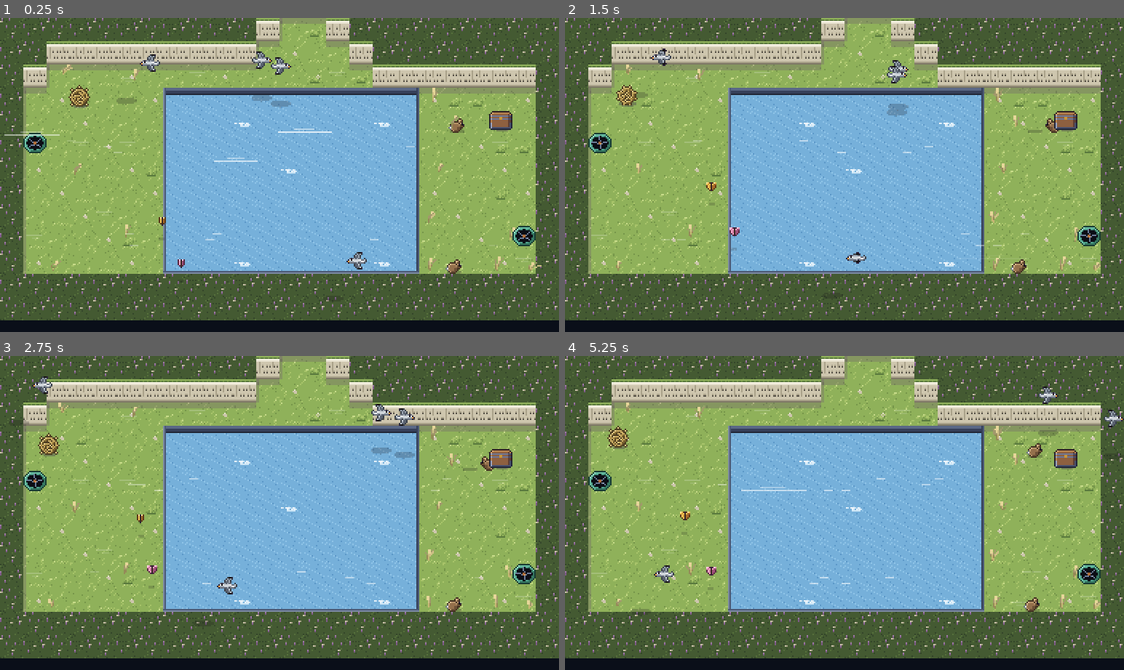
Above: before the commit, frames 1-4 (two rows, left to right).
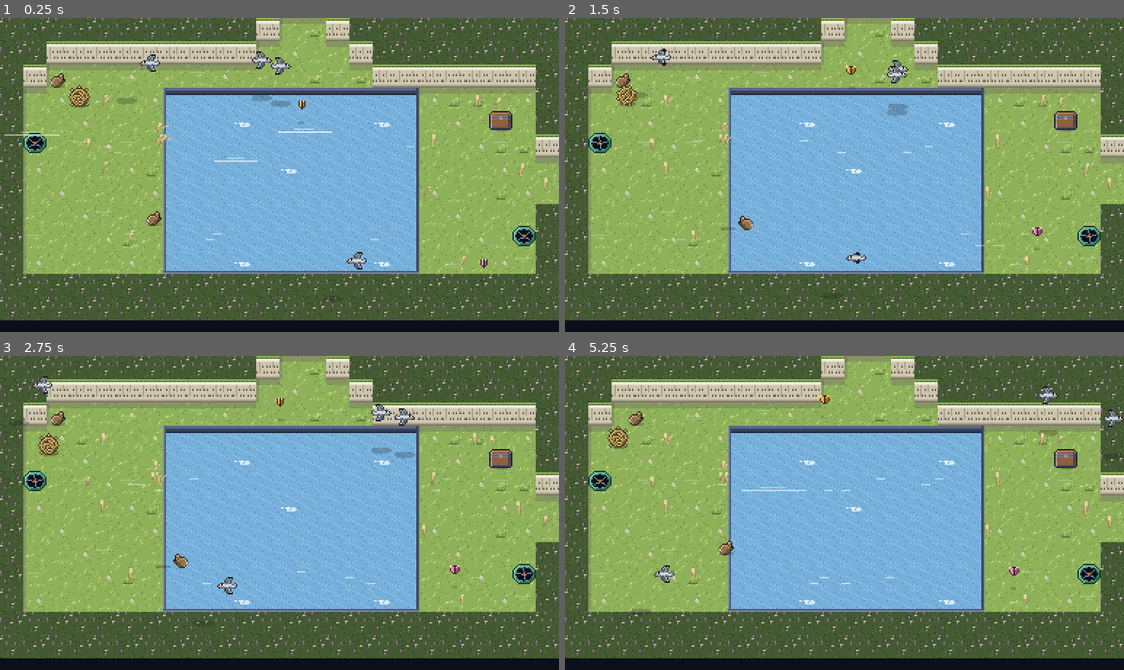
Above: after the commit, the same moments.

Repository: ashciraulo/Leviathan
Game: Godot game, scene res://rooms/room_6_-3.tscn
The game is run twice, just before and just after one commit, with the same random seed, the same clock (stepped at 60 frames per second) and the same inputs. This scene is started directly instead of the project's main scene.
Inputs (mouse positions are in pixels of both pictures, inside the frame that each line leads up to):
- Up to frame 1 (0.25 s): no input
- Up to frame 2 (1.5 s): tap Enter (ui_accept) at 0.5, 0.77, 1.07 s; move the mouse to (967, 159) at 0.52 s; hold D (move_right) 0.53-1.25 s; hold J (attack) 0.53-1.25 s; click (967, 159) at 0.67 s; drag from (732, 190) to (626, 93) at 1.27 s
- Up to frame 3 (2.75 s): move the mouse to (335, 443) at 2.02 s; hold D (move_right) from 2.03 s (still down); hold K (interact) from 2.03 s (still down)
- Up to frame 4 (5.25 s): release D (move_right) at 2.75 s; release K (interact) at 2.75 s; drag from (816, 575) to (615, 447) at 2.77 s; move the mouse to (1012, 560) at 3.52 s; hold A (move_left) 3.53-4.25 s; hold I (item_2) 3.53-4.25 s; tap Enter (ui_accept) at 3.77, 4.07 s; drag from (676, 465) to (760, 434) at 4.27 s; move the mouse to (872, 513) at 5.02 s; hold S (move_down) from 5.03 s (still down); hold Q (tab_prev) from 5.03 s (still down); click (872, 513) at 5.17 s

The runs differ from the first frame. In frame 1, 2.0% of the frame differs, in the area x 8-100%, y 14-85%; in frame 2, 2.1%; in frame 3, 2.1%; in frame 4, 2.2%, in the area x 9-100%, y 12-82%.

Commit message:
Optional screens: Whalefall Steps and Brineglass Basin past the Ossuary, Kestrel Reach beyond the Sailwind Gallery
Whalefall Steps (10,0), east of Skull Rise: a whale's bones in the dunes,
cracked boulders over the way down. Brineglass Basin (10,1): freeze or
glide out to a reef, then hook over deep water to the chest reef and
back. Kestrel Reach (7,-3), east of the gallery: ride a stream to a
stack, hook down to the chest ledge, and a low stream blows Wren home.

world_rooms.py: a secret's room is entered only by the ways open without
its tools (a secret beyond another secret can't be entered from behind).

Co-Authored-By: Claude Opus 5.5 <noreply@anthropic.com>
Claude-Session: https://claude.ai/code/session_01UYEn5XZXkHTUvmfLbrhNvJ

Diff:
--- a/locale/strings.csv
+++ b/locale/strings.csv
@@ -561,6 +561,9 @@
 ROOM_SAILWIND_GALLERY,Sailwind Gallery
 ROOM_ROOTBOUND_HOLLOW,Rootbound Hollow
 ROOM_SPORECAP_WARREN,Sporecap Warren
+ROOM_WHALEFALL_STEPS,Whalefall Steps
+ROOM_BRINEGLASS_BASIN,Brineglass Basin
+ROOM_KESTREL_REACH,Kestrel Reach
 ROOM_BLEACHED_STRAND,Bleached Strand
 ROOM_RIB_HOLLOW,Rib Hollow
 ROOM_SKULL_RISE,Skull Rise
--- /dev/null
+++ b/rooms/room_10_0.tscn
@@ -0,0 +1,21 @@
+[gd_scene load_steps=2 format=3]
+
+[ext_resource type="Script" path="res://scripts/world/room.gd" id="1_room"]
+
+[node name="Room" type="Node2D"]
+script = ExtResource("1_room")
+name_key = "ROOM_WHALEFALL_STEPS"
+biome = "ossuary"
+layout = "########################
+#######.......##########
+#####..U...U....########
+####...........SS....###
+###......SSS..SSSS....##
+##......SSSSS..SS..A..##
+.........SSS..........##
+..........F...........##
+##....................##
+###...U.........U....###
+####...............#####
+######.....YY..#########
+###########..###########"
--- /dev/null
+++ b/rooms/room_10_1.tscn
@@ -0,0 +1,23 @@
+[gd_scene load_steps=2 format=3]
+
+[ext_resource type="Script" path="res://scripts/world/room.gd" id="1_room"]
+
+[node name="Room" type="Node2D"]
+script = ExtResource("1_room")
+name_key = "ROOM_BRINEGLASS_BASIN"
+biome = "ossuary"
+chest_item = "glint"
+chest_count = 200
+layout = "###########..###########
+#########......#########
+#######.......##########
+#####....U....##########
+###...c.......##########
+##~~~~~~~~QQQQQQQQQQQQ##
+#Q~~~~~~~~QQQQQQQQQQQQQ#
+#QQ......QQQQQ.......QQ#
+#QQ......QQQQQ.O.C...QQ#
+#QQ....O.QQQQQ.......QQ#
+#QQQQQQQQQQQQQQQQQQQQQQ#
+##QQQQQQQQQQQQQQQQQQQQ##
+########################"
--- a/rooms/room_6_-3.tscn
+++ b/rooms/room_6_-3.tscn
@@ -14,8 +14,8 @@
 #..t...___________.....#
 #......___________...C.#
 #>.....___________.....#
-#......___________.....#
-#......___________.....#
+#......___________......
+#......___________......
 #......___________.....#
 #......___________....<#
 #......___________.....#
--- /dev/null
+++ b/rooms/room_7_-3.tscn
@@ -0,0 +1,23 @@
+[gd_scene load_steps=2 format=3]
+
+[ext_resource type="Script" path="res://scripts/world/room.gd" id="1_room"]
+
+[node name="Room" type="Node2D"]
+script = ExtResource("1_room")
+name_key = "ROOM_KESTREL_REACH"
+biome = "windmere"
+chest_item = "glint"
+chest_count = 200
+layout = "########################
+#___________.....#_____#
+#___________...J.#_____#
+#>....______.....#_____#
+#....._________________#
+#..0.._________________#
+......_________________#
+......_________________#
+#....._________________#
+#....._____...........<#
+#__________...O....C...#
+#__________............#
+########################"
--- a/rooms/room_9_0.tscn
+++ b/rooms/room_9_0.tscn
@@ -14,8 +14,8 @@
 ####................####
 ###..........A.......###
 ...........F..........##
-............D.........##
-......................##
+............D...........
+........................
 ##...SS...............##
 ###..SS.........T.....##
 ####..............######
--- a/tests/screenshots.gd
+++ b/tests/screenshots.gd
@@ -67,6 +67,19 @@
 			Vector2i(8, -3): ["caves_ember_ridge", Vector2i(6, 6)],
 			Vector2i(7, 1): ["caves_ossuary_ring", Vector2i(12, 10)],
 			Vector2i(4, 2): ["caves_mural_lake", Vector2i(12, 7)],
+		})
+		SaveManager.delete_save()
+		SaveManager.restore_aside(TEST_SLOT, "testbackup")
+		get_tree().quit(0)
+		return
+
+	# SHOTS_ONLY=thin_screens: the optional screens off the thinner regions.
+	if OS.get_environment("SHOTS_ONLY") == "thin_screens":
+		await _room_shots(game, {
+			Vector2i(9, 0): ["thin_whalefall_way_in", Vector2i(20, 6)],
+			Vector2i(10, 0): ["thin_whalefall_steps", Vector2i(2, 6)],
+			Vector2i(10, 1): ["thin_brineglass_basin", Vector2i(11, 2)],
+			Vector2i(7, -3): ["thin_kestrel_reach", Vector2i(2, 6)],
 		})
 		SaveManager.delete_save()
 		SaveManager.restore_aside(TEST_SLOT, "testbackup")
--- a/tests/smoke_test.gd
+++ b/tests/smoke_test.gd
@@ -58,6 +58,7 @@
 		await _test_challenges()
 		await _test_overworld_life()
 		await _test_regional_caves()
+		await _test_thin_region_screens()
 		await _test_ambience()
 		await _test_fast_travel()
 		await _test_credits()
@@ -4383,6 +4384,68 @@
 	await _wait(0.1)
 
 
+
+## The optional screens off the thinner regions: each wants two tools together.
+func _test_thin_region_screens() -> void:
+	GameState.reset_new_game()
+	GameState.give_item("tide_hook", 1, false)
+	GameState.give_item("kite_cloak", 1, false)
+	GameState.set_checkpoint(Vector2i(10, 1), Vector2(5 * Room.TILE + 8, 8 * Room.TILE + 12))
+	var game: Node = (load("res://scenes/game.tscn") as PackedScene).instantiate()
+	add_child(game)
+	await _wait(0.4)
+	var player: Player = game.player
+	player._invuln = 60.0
+	# Brineglass Basin: from the near reef the hook crosses the deep water,
+	# too wide to glide, to the chest reef, and a post brings Wren back.
+	var basin: Room = game.current_room
+	for foe in _child_of(basin, Enemy):
+		foe.free()
+	var ends: Array[Vector2] = []
+	for throw: Array in [[Vector2i(8, 8), Vector2.RIGHT], [Vector2i(14, 9), Vector2.LEFT]]:
+		player.global_position = _tile_pos(basin, throw[0])
+		player.facing = throw[1]
+		await _wait(0.1)
+		player.use_item("tide_hook")
+		await _wait(1.3)
+		ends.append(player.global_position - basin.global_position)
+	_check(basin.coord == Vector2i(10, 1) and basin.tile_at(11, 8) == "Q", "Brineglass Basin's reefs are split by deep water")
+	_check(int(ends[0].x) / Room.TILE == 14 and int(ends[1].x) / Room.TILE == 8, "the hook pulls Wren out to the chest reef and back (at %s, %s)" % ends)
+	var before := GameState.bubbles
+	player.global_position = _tile_pos(basin, Vector2i(8, 7))
+	player.facing = Vector2.RIGHT
+	await _wait(0.1)
+	player.use_item("kite_cloak")
+	await _wait(2.0)
+	_check(GameState.bubbles == before - 1 and (player.global_position - basin.global_position).x < 10 * Room.TILE, "a glide over the deep water falls short")
+	GameState.refill()
+	# Kestrel Reach: a stream to the stack, the hook down to the chest
+	# ledge, and the low stream home.
+	var reach: Room = await _goto(game, Vector2i(7, -3), Vector2i(1, 6))
+	for foe in _child_of(reach, Enemy):
+		foe.free()
+	before = GameState.bubbles
+	ends.clear()
+	for move: Array in [[Vector2i(3, 3), Vector2.RIGHT, "kite_cloak", 3.0], [Vector2i(14, 3), Vector2.DOWN, "tide_hook", 1.3], [Vector2i(20, 9), Vector2.LEFT, "kite_cloak", 3.0]]:
+		player.global_position = _tile_pos(reach, move[0])
+		player.facing = move[1]
+		await _wait(0.1)
+		player.use_item(move[2])
+		await _wait(move[3])
+		ends.append(player.global_position - reach.global_position)
+	_check(reach.coord == Vector2i(7, -3), "the gallery leads on to Kestrel Reach")
+	_check(ends[0].x > 12 * Room.TILE and ends[0].y < 4 * Room.TILE, "the stream sets Wren on the stack (at %s)" % ends[0])
+	_check(int(ends[1].y) / Room.TILE == 9, "the hook drops Wren to the chest ledge (at %s)" % ends[1])
+	_check(ends[2].x < 6 * Room.TILE, "the low stream blows them home (at %s)" % ends[2])
+	_check(GameState.bubbles == before, "all without a fall")
+	game.queue_free()
+	await _wait(0.1)
+	# Whalefall Steps: cracked boulders shut the way down to the basin.
+	var steps: Room = (load("res://rooms/room_10_0.tscn") as PackedScene).instantiate()
+	var rows := Room.parse_layout(steps.layout)
+	_check(rows[11].substr(11, 2) == "YY" and rows[12].substr(11, 2) == "..", "Whalefall Steps' way down is blocked by cracked boulders")
+	steps.free()
+
 ## Overworld life: the Galehawk over Windmere, the newer foes elsewhere, and
 ## the hares, lizards and reeds.
 func _test_overworld_life() -> void:
